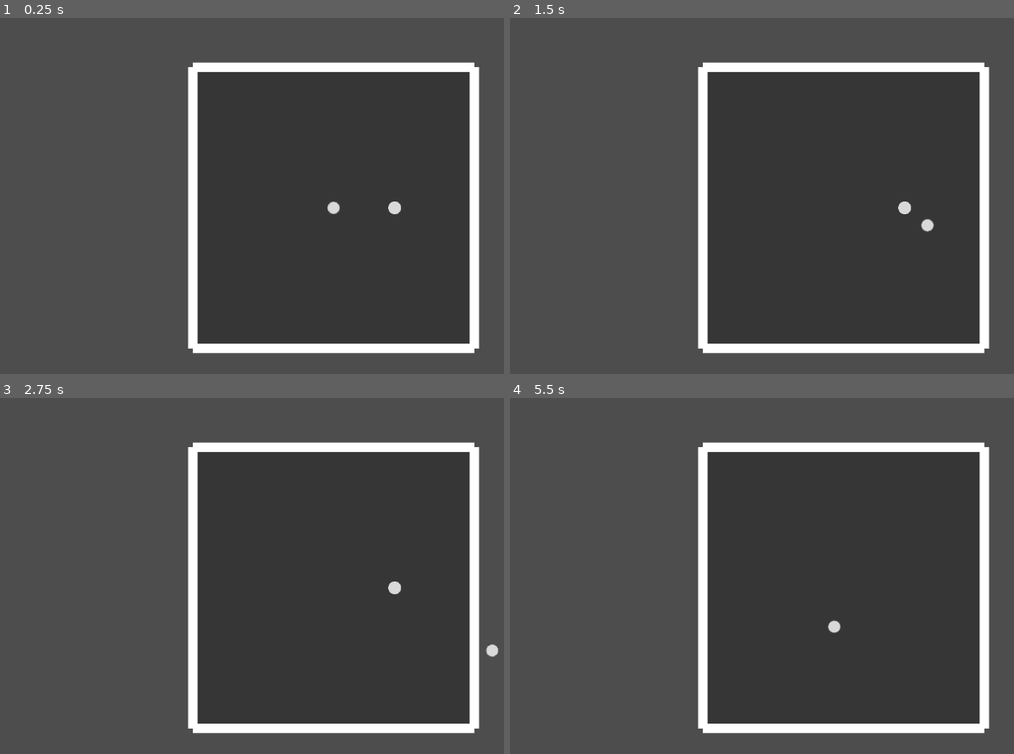
Above: before the commit, frames 1-4 (two rows, left to right).
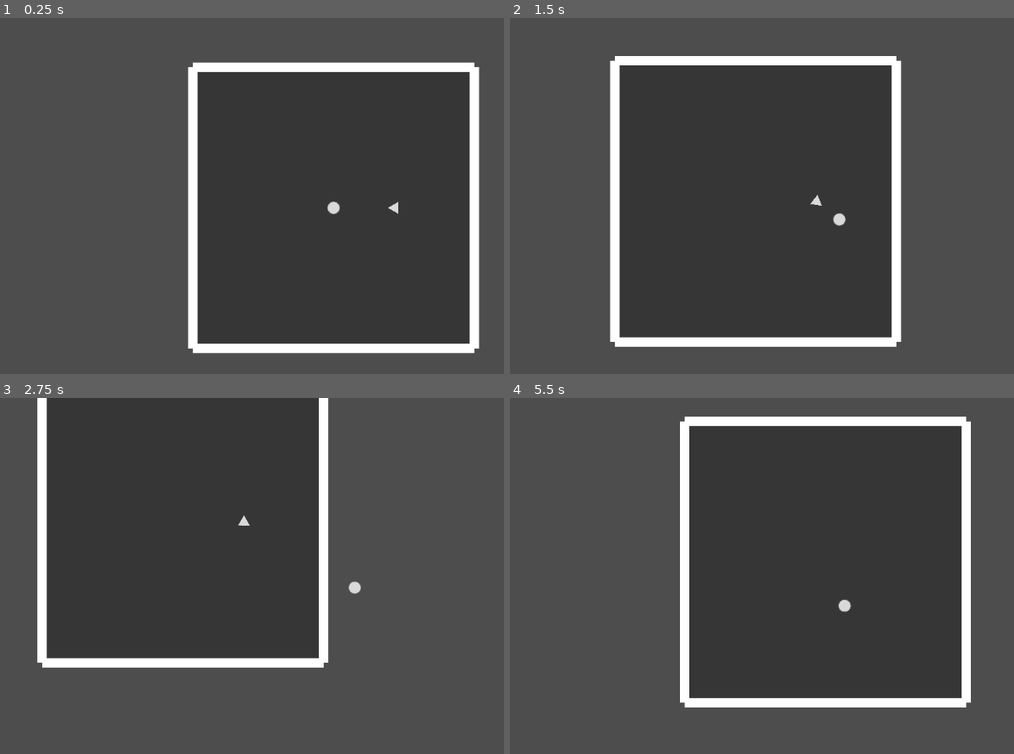
Above: after the commit, the same moments.

Repository: doanryderrhythm/thesis-1-vng-game
Game: Godot game, scene res://scenes/test/player_test_0.tscn
Same seed, same stepped clock (60 frames per second), same inputs: the game is played once before the commit and once after it.
Inputs (mouse positions are in pixels of both pictures, inside the frame that each line leads up to):
- Up to frame 1 (0.25 s): no input
- Up to frame 2 (1.5 s): tap Enter at 0.5 s; move the mouse to (993, 188) at 0.52 s; hold Right (right) 0.53-1.28 s; tap Space (dash) at 0.6, 1.35 s; move the mouse to (706, 228) at 1.27 s; hold Down (down) from 1.28 s (still down)
- Up to frame 3 (2.75 s): move the mouse to (403, 504) at 2.02 s; release Down (down) at 2.03 s; hold Right (right) from 2.03 s (still down); tap Space (dash) at 2.1 s
- Up to frame 4 (5.5 s): move the mouse to (807, 665) at 2.77 s; release Right (right) at 2.78 s; hold Up (up) 2.78-3.53 s; tap Space (dash) every 0.75 s from 2.85 to 5.1 s; move the mouse to (outside the picture) at 3.52 s; hold Left (left) 3.53-5.03 s; move the mouse to (641, 529) at 4.27 s; move the mouse to (877, 586) at 5.02 s; hold Down (down) from 5.03 s (still down)

The runs differ from the first frame. In frame 1, less than 0.1% of the frame differs, in the area x 77-80%, y 51-56%; in frame 2, 11%; in frame 3, 11%; in frame 4, 12%, in the area x 33-96%, y 5-95%.

Commit message:
Make every static enemy aim at player

Diff:
--- a/untitled-thesis-1-game/project.godot
+++ b/untitled-thesis-1-game/project.godot
@@ -17,6 +17,7 @@
 
 [autoload]
 
+GameManager="*uid://cvck5mj1un6eb"
 ValueStorer="*uid://fls5guvqpn01"
 
 [input]
--- a/untitled-thesis-1-game/scenes/enemies/static_enemy.tscn
+++ b/untitled-thesis-1-game/scenes/enemies/static_enemy.tscn
@@ -1,7 +1,7 @@
 [gd_scene format=3 uid="uid://dulybgj2h3l03"]
 
 [ext_resource type="Script" uid="uid://fxnhc4smsj41" path="res://scripts/enemies/static_enemy.gd" id="1_gbcqu"]
-[ext_resource type="Texture2D" uid="uid://cnjesh6kuh5up" path="res://sprites/enemies/enemy_circle_1-1.png" id="2_d2yl7"]
+[ext_resource type="Texture2D" uid="uid://6q5bje7ylale" path="res://sprites/enemies/enemy_triangle_1-1.png" id="2_hsw27"]
 [ext_resource type="Script" uid="uid://2jniw3exf4mu" path="res://scripts/area_2d/hit_area_2d.gd" id="3_hsw27"]
 [ext_resource type="Script" uid="uid://crv1isw4q5df" path="res://scripts/area_2d/hurt_area_2d.gd" id="4_5dnuu"]
 
@@ -22,7 +22,7 @@
 
 [node name="Sprite2D" type="Sprite2D" parent="." unique_id=1177427738]
 rotation = 1.5707964
-texture = ExtResource("2_d2yl7")
+texture = ExtResource("2_hsw27")
 
 [node name="CollisionShape2D" type="CollisionShape2D" parent="." unique_id=1744728828]
 shape = SubResource("CircleShape2D_gbcqu")
--- a/untitled-thesis-1-game/scenes/test/player_test_0.tscn
+++ b/untitled-thesis-1-game/scenes/test/player_test_0.tscn
@@ -6,12 +6,13 @@
 
 [node name="PlayerTest0" type="Node2D" unique_id=1295586615]
 
-[node name="Camera2D" type="Camera2D" parent="." unique_id=625576348]
-zoom = Vector2(0.2, 0.2)
-
 [node name="BaseRoom" parent="." unique_id=1792470563 instance=ExtResource("1_7o7u2")]
 
 [node name="StaticEnemy" parent="." unique_id=957259601 instance=ExtResource("2_q56r2")]
 position = Vector2(521, 0)
 
 [node name="Player" parent="." unique_id=556700346 instance=ExtResource("1_vwf23")]
+
+[node name="Camera2D" type="Camera2D" parent="Player" unique_id=625576348]
+zoom = Vector2(0.2, 0.2)
+position_smoothing_enabled = true
--- /dev/null
+++ b/untitled-thesis-1-game/scripts/autoload/game_manager.gd
@@ -0,0 +1,3 @@
+extends Node
+
+var player: Player
--- a/untitled-thesis-1-game/scripts/enemies/static_enemy.gd
+++ b/untitled-thesis-1-game/scripts/enemies/static_enemy.gd
@@ -1,2 +1,5 @@
 extends BaseCharacter
 class_name StaticEnemy
+
+func _process(_delta: float) -> void:
+	look_at(GameManager.player.position)
--- a/untitled-thesis-1-game/scripts/player/player.gd
+++ b/untitled-thesis-1-game/scripts/player/player.gd
@@ -30,6 +30,9 @@
 var state: PlayerState
 var _is_dash: bool = false
 var _move_rate: float = 1.0
+
+func _init() -> void:
+	GameManager.player = self
 
 func _ready() -> void:
 	set_up_player()
Not shown, added: untitled-thesis-1-game/scripts/autoload/game_manager.gd.uid
